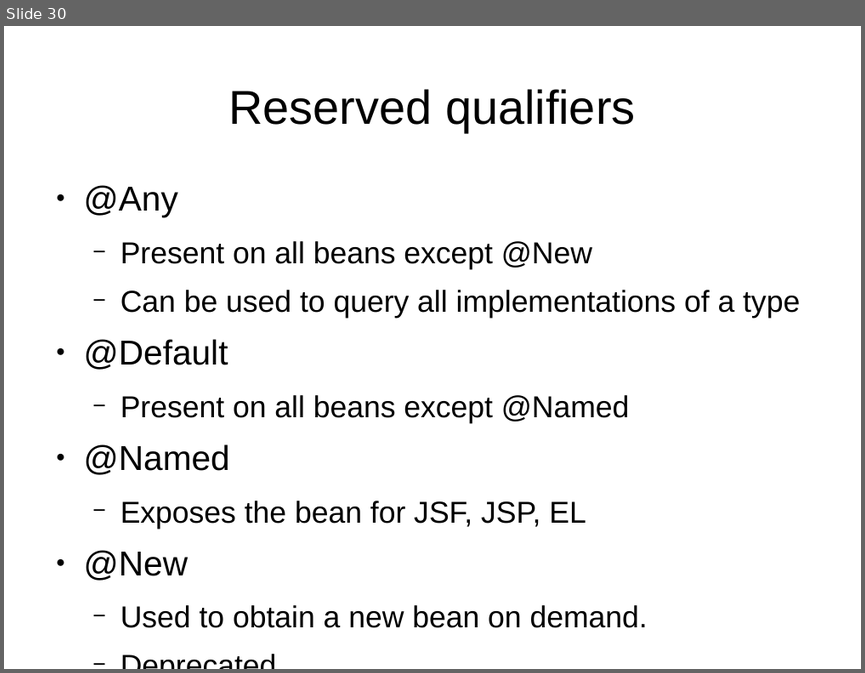
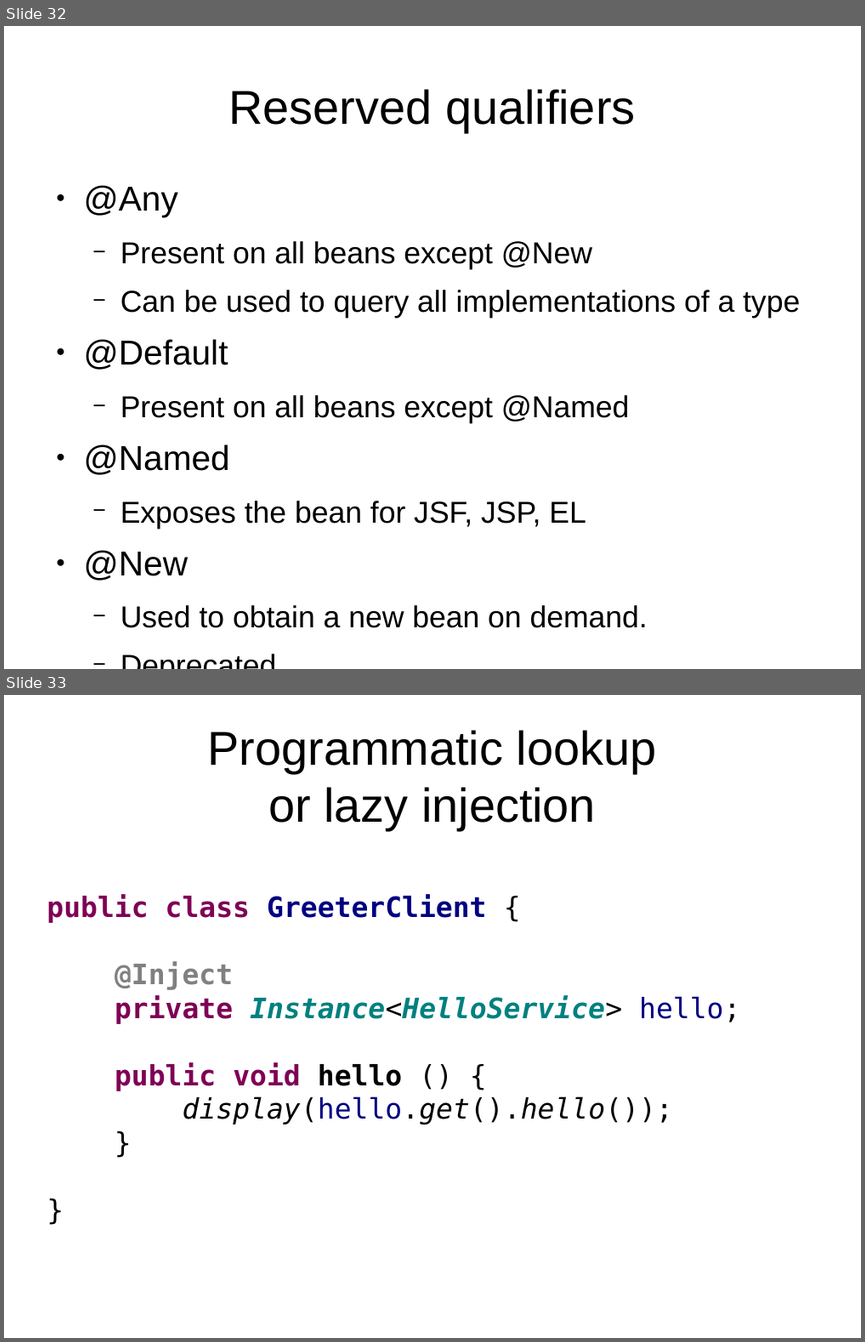
Before and after one commit to FrigoCoder/CDI, a slide deck: CDI.odp. Shown one above the other, each under a label of ours: slide 30 before the commit, slides 32 and 33 after it. The pictures are 865x673 and 865x1342 pixels, drawn with LibreOffice and Linux fonts; fonts in the diff are those of the drawing. Boxes give left, top, right and bottom in pixels: in the first picture for what was removed or moved away, otherwise in the second. Text is boxed around its words. In the diff, an @@ line names an element or a change of style, - is before the commit and + after.

```diff
--- a/CDI.odp
+++ b/CDI.odp
@@ slide 33 added at [4, 695, 861, 1338], background #FFFFFF @@
@@ title added at [208, 730, 657, 830], 44 pt, text #000000 @@
+Programmatic lookup
+or lazy injection
@@ text added at [46, 894, 740, 1124], 26 pt, text #000000, bold @@
+public class GreeterClient {
+@Inject
+private Instance<HelloService> hello;
+public void hello () {
+display(hello.get().hello());
+}
+}
@@ what was slide 30 is now slide 32 @@
```
Also in this commit, not shown: 1 slide changed, 5 other slides added, 9 other files.
